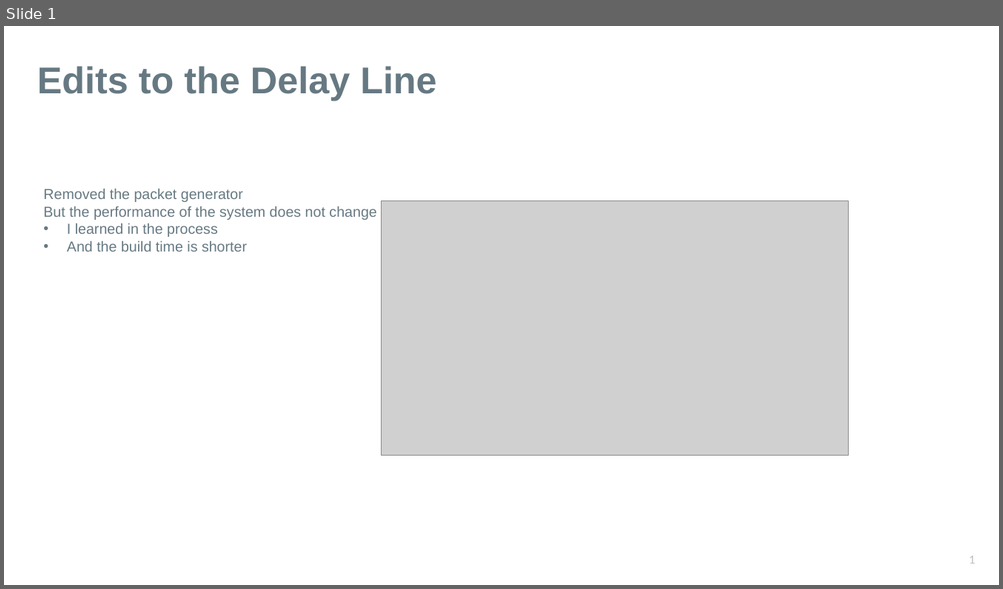
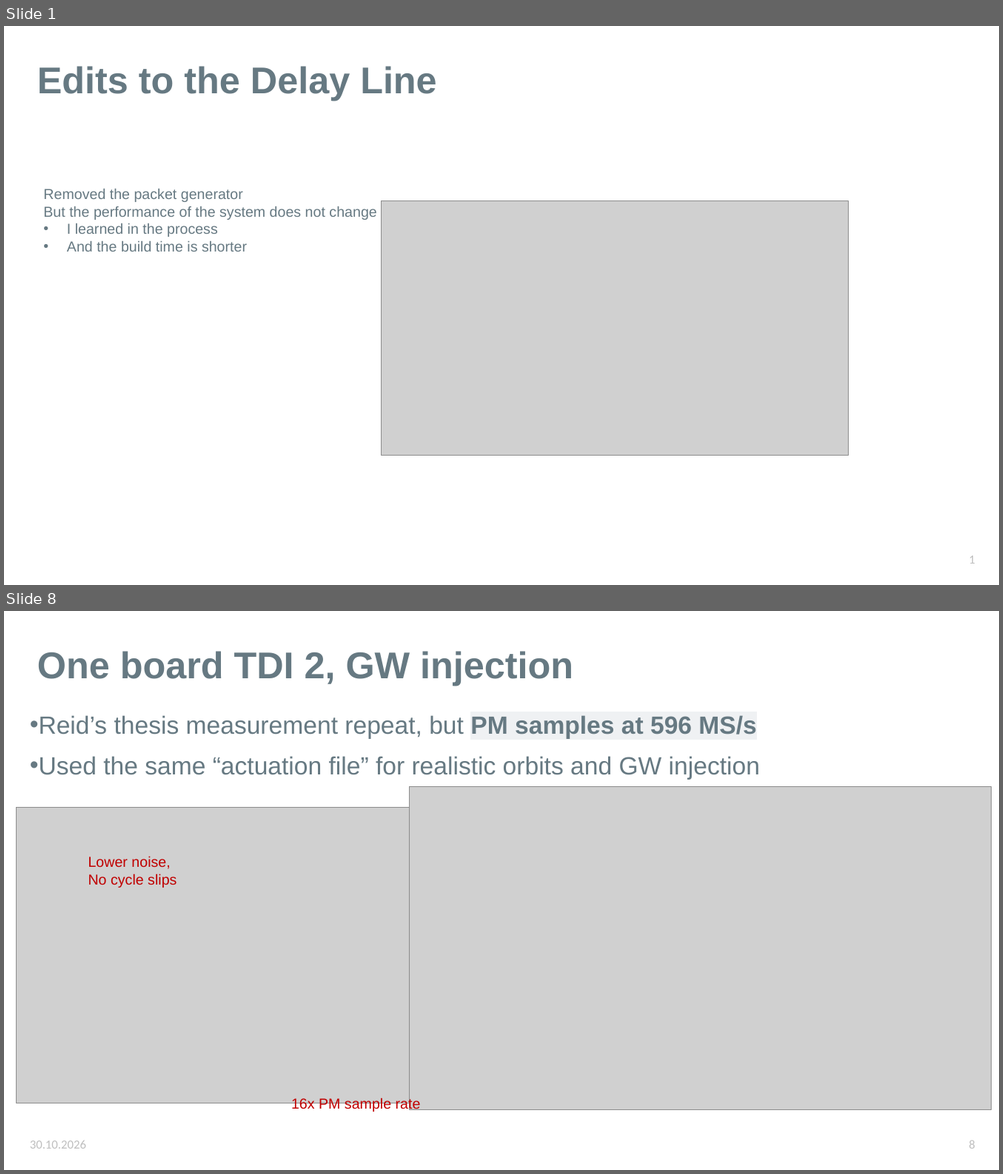
Before and after one commit to karinkruuse/Esitlused, a slide deck: updates.pptx. Shown one above the other, each under a label of ours: slide 1 before the commit, slides 1 and 8 after it; the slides between them are not shown. The pictures are 1003x589 and 1003x1174 pixels, drawn with LibreOffice and Linux fonts; fonts in the diff are those of the drawing; grey boxes stand for pictures. Boxes give left, top, right and bottom in pixels: in the first picture for what was removed or moved away, otherwise in the second. Text is boxed around its words. In the diff, an @@ line names an element or a change of style, - is before the commit and + after.

Commit message:
update

```diff
--- a/updates.pptx
+++ b/updates.pptx
@@ slide 8 added at (4, 611, 999, 1170), background #FFFFFF @@
@@ title added at (37, 651, 573, 686), 36 pt, text #667982, bold @@
+One board TDI 2, GW injection
@@ text added at (30, 715, 760, 780), 24 pt, text #667982 @@
+• Reid’s thesis measurement repeat, but PM samples at 596 MS/s
+• Used the same “actuation file” for realistic orbits and GW injection
@@ picture added at (409, 787, 991, 1111) @@
@@ picture added at (16, 807, 798, 1103) @@
@@ text added at (88, 856, 176, 888), 14 pt, text #C00000 @@
+Lower noise,
+No cycle slips
@@ text added at (291, 1098, 421, 1113), 14 pt, text #C00000 @@
+16x PM sample rate
@@ text added at (30, 1141, 86, 1149), 12 pt, text #BFBFBF @@
+30.10.2026
@@ page number added at (968, 1141, 974, 1149), 12 pt, text #BFBFBF @@
+8
```
Also in this commit, not shown: 5 slides changed, 1 other slide added, 2 slides removed.
